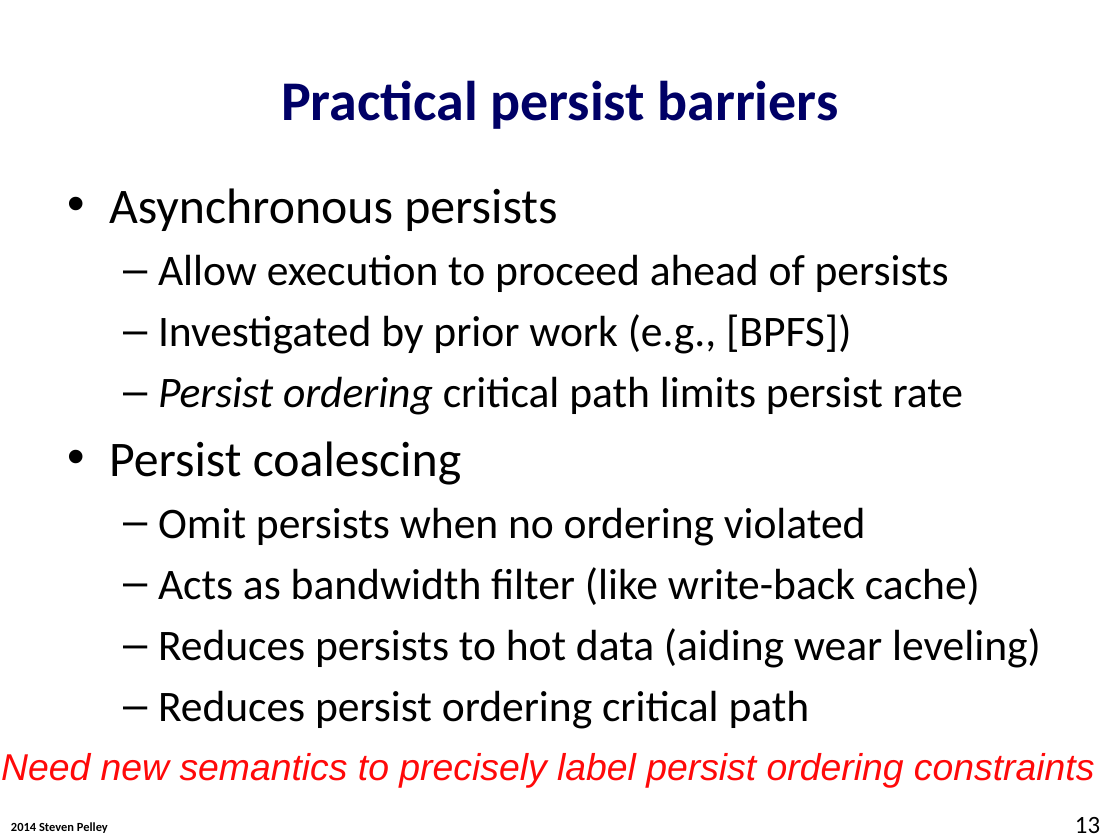
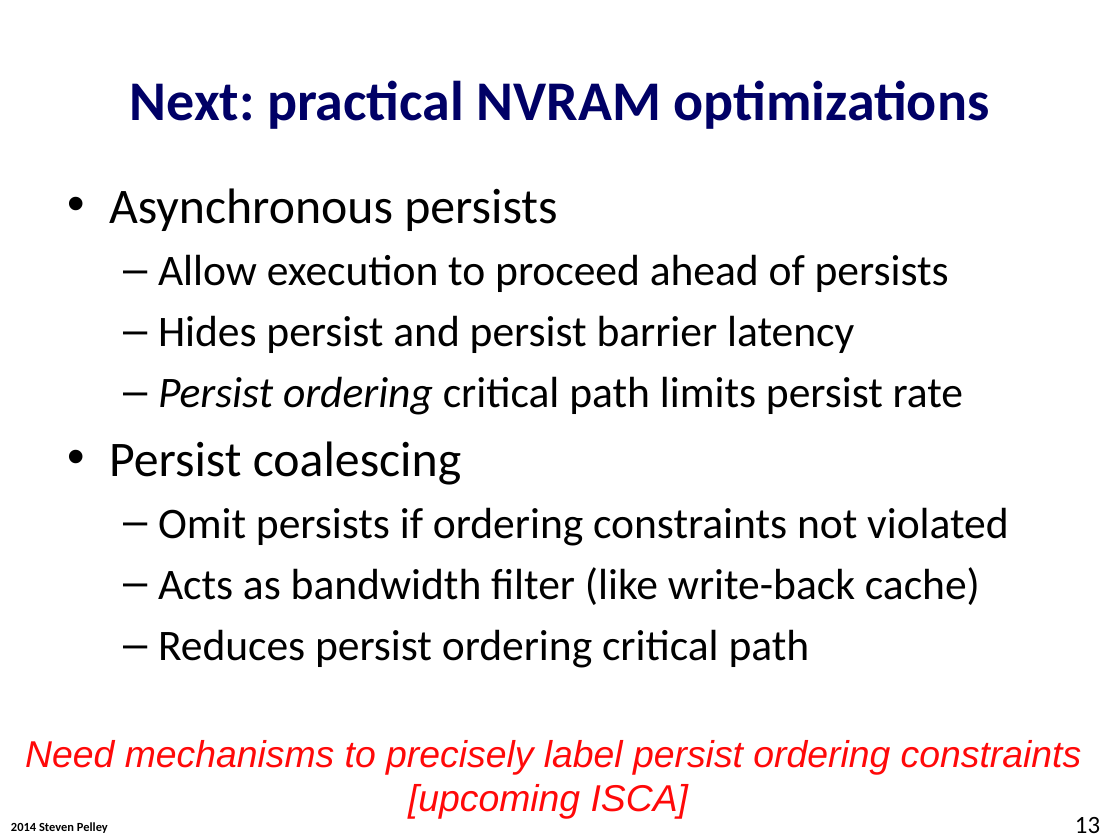
Before and after one commit to Abulila/dissertation, a slide deck: slide 13 of proposal/NVMW.pptx. Drawn at 1120x840 pixels with LibreOffice and Linux fonts; fonts in the diff are those of the drawing; background and template pictures are left out. Boxes give left, top, right and bottom in pixels: in the first picture for what was removed or moved away, otherwise in the second. Text is boxed around its words. In the diff, an @@ line names an element or a change of style, - is before the commit and + after.

```diff
--- a/proposal/NVMW.pptx
+++ b/proposal/NVMW.pptx
@@ title at <box>130,80,990,129</box>: text changed @@
-Practical persist barriers
+Next: practical NVRAM optimizations
@@ text at <box>158,315,854,353</box>: text changed @@
-  – Investigated by prior work (e.g., [BPFS])
+  – Hides persist and persist barrier latency
@@ text at <box>158,507,1009,546</box>: text changed @@
-  – Omit persists when no ordering violated
+  – Omit persists if ordering constraints not violated
@@ text at <box>158,628,1041,668</box>: paragraph removed @@
-  – Reduces persists to hot data (aiding wear leveling)
@@ text at <box>25,740,1081,819</box>: text changed @@
-Need new semantics to precisely label persist ordering constraints
+Need mechanisms to precisely label persist ordering constraints
+[upcoming ISCA]
```
Also in this commit, not shown: 10 other slides changed, 2 slides added.
